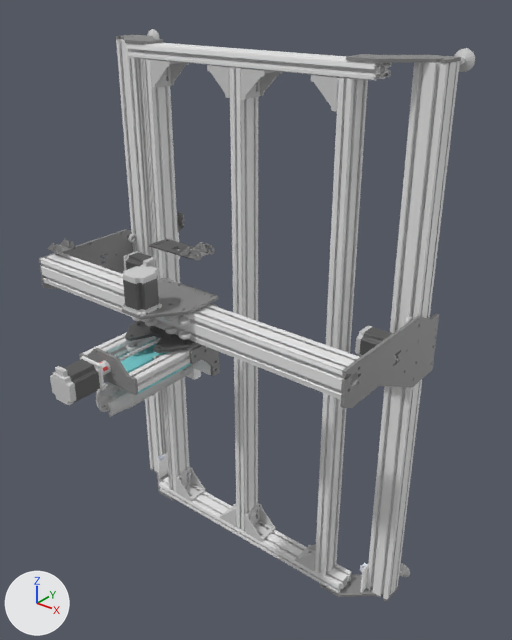
The glTF model web/machine/evo-m.glb as it was, and as the next commit left it.
Both versions are drawn from a 50 mm camera at (948.0, -1119.0, 747.0) aimed at (86.0, -40.0, 79.0). Every picture has the same lights, and +X, +Y and +Z are marked at lower left. The older version comes first. Vertices at exactly the same position are counted once.

The older version as bpy lines, for what is in view:
```python
me_carriage = bpy.data.meshes.new('carriage')
me_carriage.from_pydata(...)  # 10070 vertices, 21460 faces; spans x -98.0..77.0, y -484.0..-126.0, z -6.0..278.0
me_carriage.materials.append(mat_defaultmaterial_002)
me_frame = bpy.data.meshes.new('frame')
me_frame.from_pydata(...)  # 10566 vertices, 22179 faces; spans x -418.0..418.0, y 0.0..168.0, z -631.0..631.0
me_frame.materials.append(mat_defaultmaterial)
me_gantry = bpy.data.meshes.new('gantry')
me_gantry.from_pydata(...)  # 1876 vertices, 4075 faces; spans x -422.0..421.0, y -220.0..140.0, z -7.0..189.0
me_gantry.materials.append(mat_defaultmaterial_001)
me_zaxis = bpy.data.meshes.new('zaxis')
me_zaxis.from_pydata(...)  # 2278 vertices, 4725 faces; spans x -89.0..71.0, y -402.0..-120.0, z -35.0..46.0
me_zaxis.materials.append(mat_defaultmaterial_003)
ob_carriage = bpy.data.objects.new('carriage', me_carriage)
ob_carriage.location = (0.0, 0.0, 0.0)
ob_frame = bpy.data.objects.new('frame', me_frame)
ob_frame.location = (0.0, 0.0, 0.0)
ob_gantry = bpy.data.objects.new('gantry', me_gantry)
ob_gantry.location = (0.0, 0.0, 0.0)
ob_zaxis = bpy.data.objects.new('zaxis', me_zaxis)
ob_zaxis.location = (0.0, 0.0, 0.0)
```
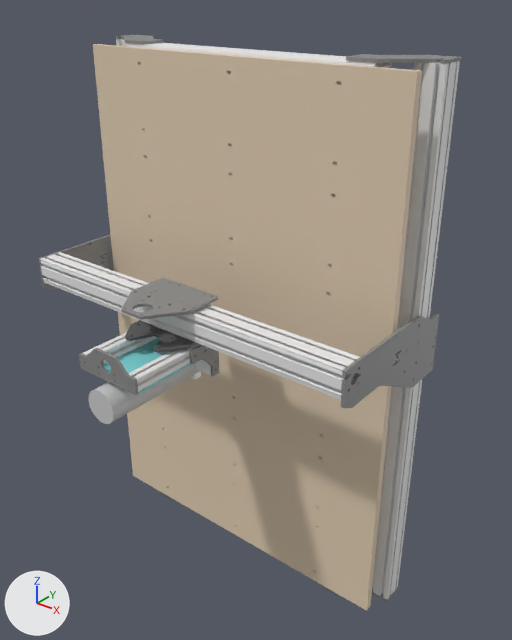
Where the change shows, as pixel boxes (x1, y1, x2, y2) in the pictures (512 x 640 px):
'frame', reshaped
    before: (116, 29, 475, 601)
    after: (93, 35, 461, 611)
'carriage', reshaped (43% narrower, 54% shorter)
    before: (50, 239, 219, 405)
    after: (122, 278, 218, 353)
'zaxis', reshaped
    before: (96, 360, 211, 417)
    after: (79, 332, 219, 424)
part 1 of me_frame, added (beige)
    after: (93, 44, 422, 611)
part 2 of me_frame, deleted
    before: (123, 29, 475, 593)
part 3 of me_carriage, deleted
    before: (50, 239, 219, 405)
part 4 of me_zaxis, added
    after: (89, 363, 199, 424)
part 5 of me_zaxis, added
    after: (79, 332, 201, 395)
part 6 of me_zaxis, added (cyan)
    after: (104, 338, 191, 394)
part 7 of me_zaxis, deleted
    before: (96, 364, 193, 417)

Diff of the bpy script that builds the scene:
```diff
--- a/web/machine/evo-m.glb.py
+++ b/web/machine/evo-m.glb.py
@@ me_frame @@
 # used by ob_frame; location = (0.0, 0.0, 0.0)
-me_frame.from_pydata(...)  # 10566 vertices, 22179 faces; spans x -418.0..418.0, y 0.0..168.0, z -631.0..631.0
+me_frame.from_pydata(...)  # 5496 vertices, 11412 faces; spans x -412.0..412.0, y -18.0..120.0, z -621.0..621.0
+# me_frame part 1: a new loose piece of 2044 vertices spanning x -400.0..400.0, y -18.0..0.0, z -592.0..608.0, in mat_defaultmaterial
+# me_frame part 2: 39 loose pieces with 7114 vertices, spanning x -418.0..418.0, y 0.0..168.0, z -631.0..631.0, are deleted
+# other edits to the shape of me_frame do not show in these pictures
 me_frame.materials.append(mat_defaultmaterial)
@@ me_carriage @@
 # used by ob_carriage; location = (0.0, 0.0, 0.0)
-me_carriage.from_pydata(...)  # 10070 vertices, 21460 faces; spans x -98.0..77.0, y -484.0..-126.0, z -6.0..278.0
+me_carriage.from_pydata(...)  # 840 vertices, 1844 faces; spans x -89.0..71.0, y -305.0..-140.0, z 85.0..165.0
+# me_carriage part 3: 46 loose pieces with 9230 vertices, spanning x -98.0..77.0, y -484.0..-126.0, z -6.0..278.0, are deleted
 me_carriage.materials.append(mat_defaultmaterial_002)
@@ me_zaxis @@
 # used by ob_zaxis; location = (0.0, 0.0, 0.0)
-me_zaxis.from_pydata(...)  # 2278 vertices, 4725 faces; spans x -89.0..71.0, y -402.0..-120.0, z -35.0..46.0
+me_zaxis.from_pydata(...)  # 1924 vertices, 4002 faces; spans x -95.0..77.0, y -402.0..-120.0, z -35.0..108.0
+# me_zaxis part 4: a new loose piece, a 32-sided cylinder along y spanning x -43.0..29.0, y -402.0..-148.0, z -35.0..37.0, in mat_defaultmaterial_003
+# me_zaxis part 5: a new loose piece of 887 vertices spanning x -89.0..71.0, y -378.0..-126.0, z 46.0..108.0, in mat_defaultmaterial_003
+# me_zaxis part 6: a new loose piece of 106 vertices spanning x -89.0..70.0, y -372.0..-132.0, z 46.0..49.0, in mat_defaultmaterial_003
+# me_zaxis part 7: the loose piece of 1709 vertices spanning x -43.0..29.0, y -402.0..-148.0, z -35.0..37.0 is deleted
+# other edits to the shape of me_zaxis do not show in these pictures
 me_zaxis.materials.append(mat_defaultmaterial_003)
```
